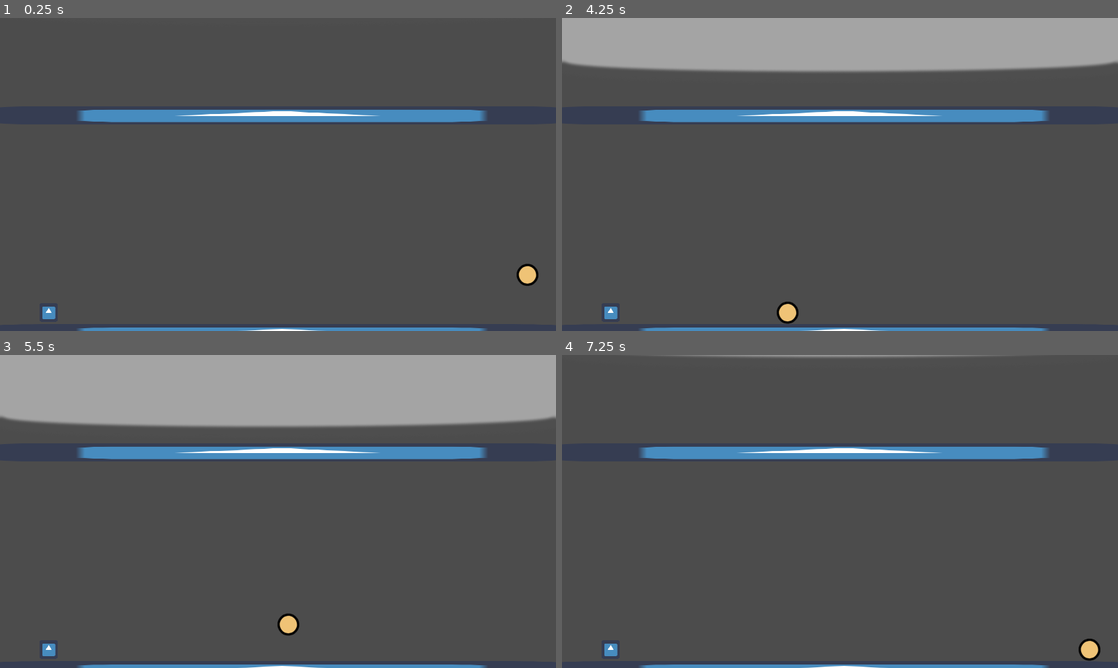
Above: before the commit, frames 1-4 (two rows, left to right).
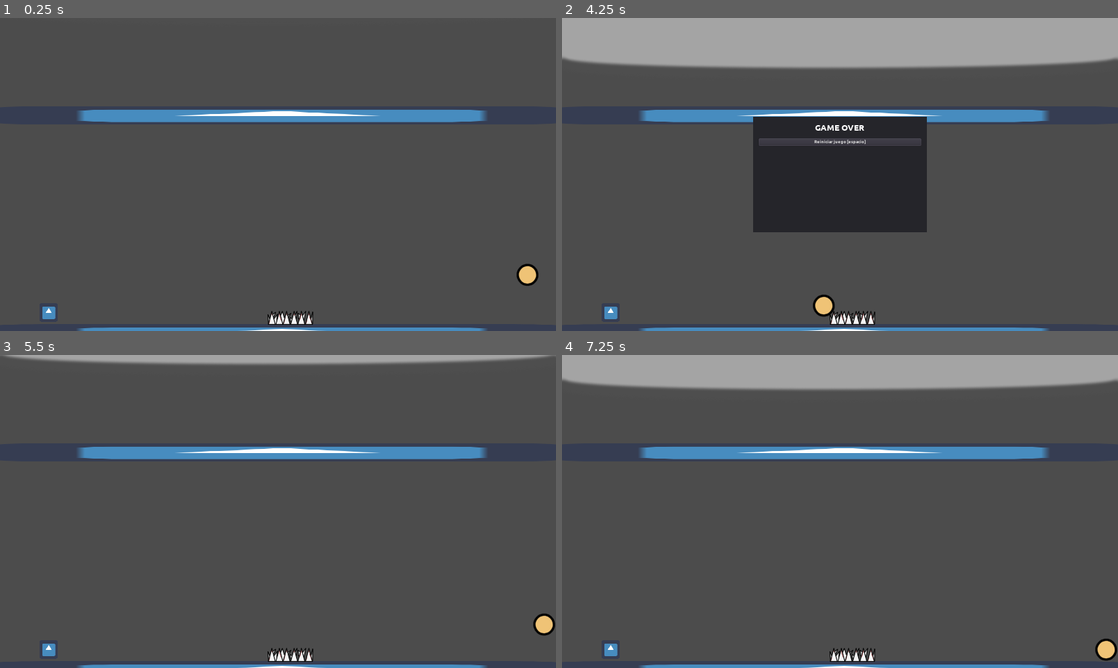
Above: after the commit, the same moments.

Repository: moisesjbc/a-la-cama
Game: Godot game, scene res://gameplay/main/main.tscn
The game is run twice, just before and just after one commit, with the same random seed, the same clock (stepped at 60 frames per second) and the same inputs. The engine's default icon, where the game draws it, is replaced by a stand-in: a white triangle on a blue panel in a dark square.
Inputs (mouse positions are in pixels of both pictures, inside the frame that each line leads up to):
- Up to frame 1 (0.25 s): no input
- Up to frame 2 (4.25 s): tap Enter at 0.5 s; hold D (ui_right) 0.53-2.03 s; tap Space at 0.77, 1.52, 3.02, 3.77 s; hold A (ui_left) from 2.03 s (still down)
- Up to frame 3 (5.5 s): release A (ui_left) at 4.25 s; click (278, 480) at 4.25 s, where only the run after the commit has a clickable "Reiniciar juego [espacio]"; hold D (ui_right) from 5.03 s (still down); tap Space at 5.27 s
- Up to frame 4 (7.25 s): release D (ui_right) at 6.5 s; click (840, 480) at 6.5 s, where only the run before the commit has a clickable "Reiniciar juego [espacio]"

The runs differ from the first frame. In frame 1, 0.3% of the frame differs, in the area x 48-57%, y 93-98%; in frame 2, 13%; in frame 3, 21%, in the area x 0-100%, y 0-98%; in frame 4, 11%.

Commit message:
Add spikes

Diff:
--- a/godot-project/gameplay/main/main.tscn
+++ b/godot-project/gameplay/main/main.tscn
@@ -6,6 +6,7 @@
 [ext_resource path="res://gameplay/moon/moon.tscn" type="PackedScene" id=4]
 [ext_resource path="res://gameplay/gui/game_over/game_over.tscn" type="PackedScene" id=5]
 [ext_resource path="res://gameplay/walls.tscn" type="PackedScene" id=6]
+[ext_resource path="res://gameplay/obstacles/spikes/spikes.tscn" type="PackedScene" id=7]
 
 [node name="main" type="Node"]
 script = ExtResource( 3 )
@@ -26,6 +27,9 @@
 
 [node name="walls" parent="." instance=ExtResource( 6 )]
 
+[node name="spikes" parent="." instance=ExtResource( 7 )]
+position = Vector2( 1003, 1035 )
+
 [connection signal="player_died" from="player" to="." method="_on_player_player_died"]
 [connection signal="player_reached_bed" from="levels" to="." method="_on_levels_player_reached_bed"]
 [connection signal="moon_collided" from="moon" to="." method="_on_moon_moon_collided"]
--- /dev/null
+++ b/godot-project/gameplay/obstacles/spikes/spikes.gd
@@ -0,0 +1,7 @@
+extends Area2D
+
+
+
+
+func _on_spikes_body_entered(body):
+	body.destroy()
--- /dev/null
+++ b/godot-project/gameplay/obstacles/spikes/spikes.tscn
@@ -0,0 +1,20 @@
+[gd_scene load_steps=4 format=2]
+
+[ext_resource path="res://gameplay/obstacles/spikes/spikes.gd" type="Script" id=1]
+[ext_resource path="res://gameplay/obstacles/spikes/spikes.png" type="Texture" id=2]
+
+[sub_resource type="RectangleShape2D" id=1]
+extents = Vector2( 76, 20.5 )
+
+[node name="spikes" type="Area2D"]
+collision_layer = 32
+script = ExtResource( 1 )
+
+[node name="collision_shape_middle" type="CollisionShape2D" parent="."]
+position = Vector2( -1, 2.5 )
+shape = SubResource( 1 )
+
+[node name="sprite" type="Sprite" parent="."]
+texture = ExtResource( 2 )
+
+[connection signal="body_entered" from="." to="." method="_on_spikes_body_entered"]
--- a/godot-project/project.godot
+++ b/godot-project/project.godot
@@ -54,6 +54,7 @@
 2d_physics/layer_3="bed"
 2d_physics/layer_4="moon"
 2d_physics/layer_5="wall"
+2d_physics/layer_6="spike"
 
 [physics]
 
Not shown: 1 places in godot-project/gameplay/main/main.tscn that only renumber resources
Binary file added: godot-project/gameplay/obstacles/spikes/spikes.png
Not shown, added: godot-project/gameplay/obstacles/spikes/spikes.png.import
Not shown, added: design/spikes.xcf
